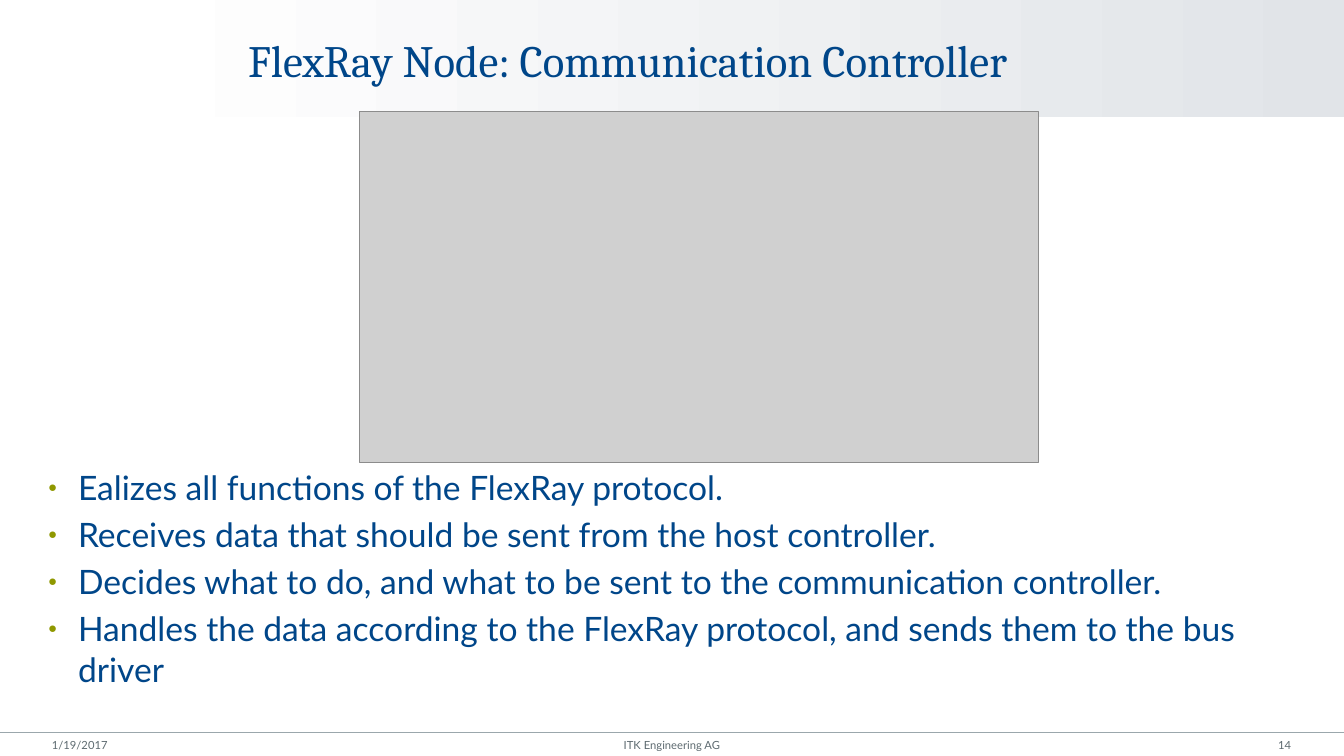
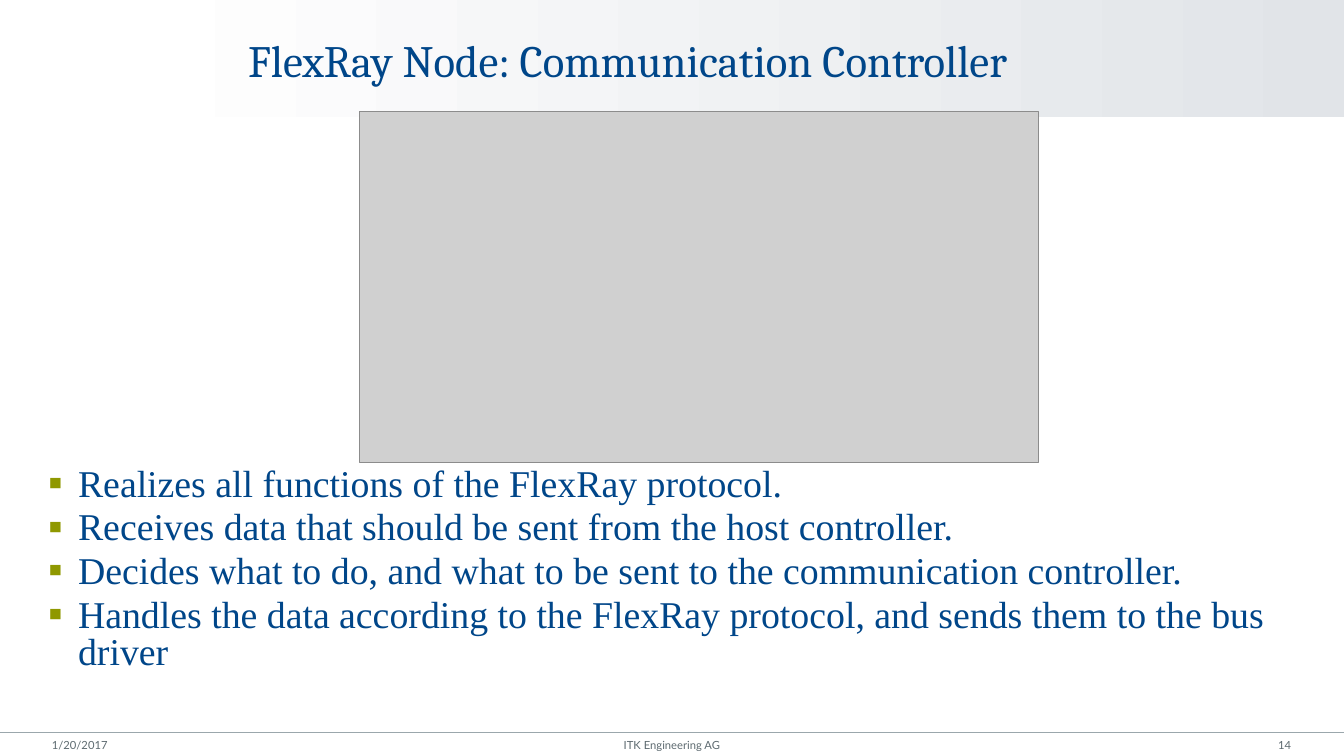
Before and after one commit to Huynhtri027/AndroidProject, a slide deck: slide 14 of SW-Coding & MIL-Test.pptx. Drawn at 1344x756 pixels with LibreOffice and Linux fonts; fonts in the diff are those of the drawing; grey boxes stand for pictures; background and template pictures are left out. Boxes give left, top, right and bottom in pixels: in the first picture for what was removed or moved away, otherwise in the second. Text is boxed around its words. In the diff, an @@ line names an element or a change of style, - is before the commit and + after.

```diff
--- a/SW-Coding & MIL-Test.pptx
+++ b/SW-Coding & MIL-Test.pptx
@@ text at [78, 470, 782, 504]: text changed; size 24 to 27 pt; font Lato to Times New Roman @@
-● Ealizes all functions of the FlexRay protocol.
+▪ Realizes all functions of the FlexRay protocol.
@@ text at [78, 513, 1264, 666]: size 24 to 27 pt, font Lato to Times New Roman in "Receives data that should be sent from ...", "Decides what to do, and what to ...", "Handles the data according to the FlexRay ..."; bullet ● to ▪; line spacing 1 to 0.8 @@
@@ text at [52, 741, 108, 749]: text changed @@
-1/19/2017
+1/20/2017
```
Also in this commit, not shown: 21 other slides changed.
